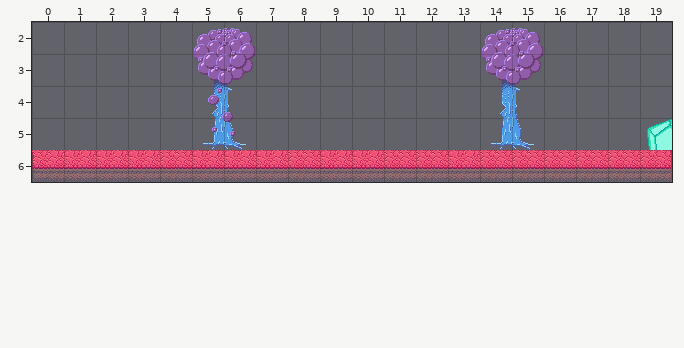
Two versions of a level (Tiled map, public/assets/lvl3/map.tmx). The picture above was drawn from the file before the commit.
Cells are 32x32 px. Shown: x 0..19, y 2..6.
And afterwards:
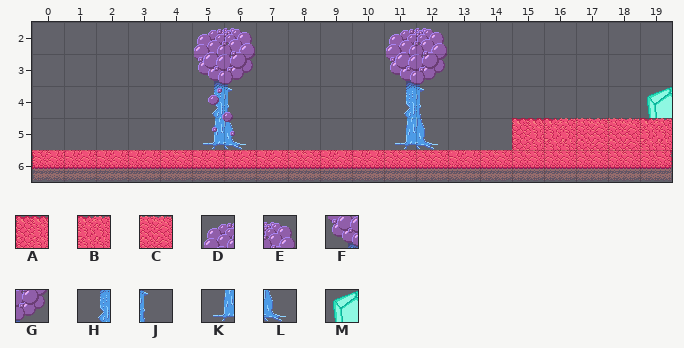
Key: from "tileset": A 8, B 9, C 10, D 34, E 35, F 42, G 43, H 50, J 51, K 58, L 59, M 72.
_ is an empty cell.
What changed:
Layer "Middleground":
y 2: x 11..12 __ -> DE; x 14..15 DE -> __
y 3: x 11..12 __ -> FG; x 14..15 FG -> __
y 4: x 11..12 __ -> HJ; x 14..15 HJ -> __
y 5: x 11..12 __ -> KL; x 14..15 KL -> __
Layer "Foreground":
y 4: x 19 _ -> M
y 5: x 15..19 ____M -> ABCCB
Boxes around the changes in both pictures, in picture pixels (x1, y1, x2, y2):
added: (386, 28, 447, 150)
changed: (482, 28, 672, 150)
